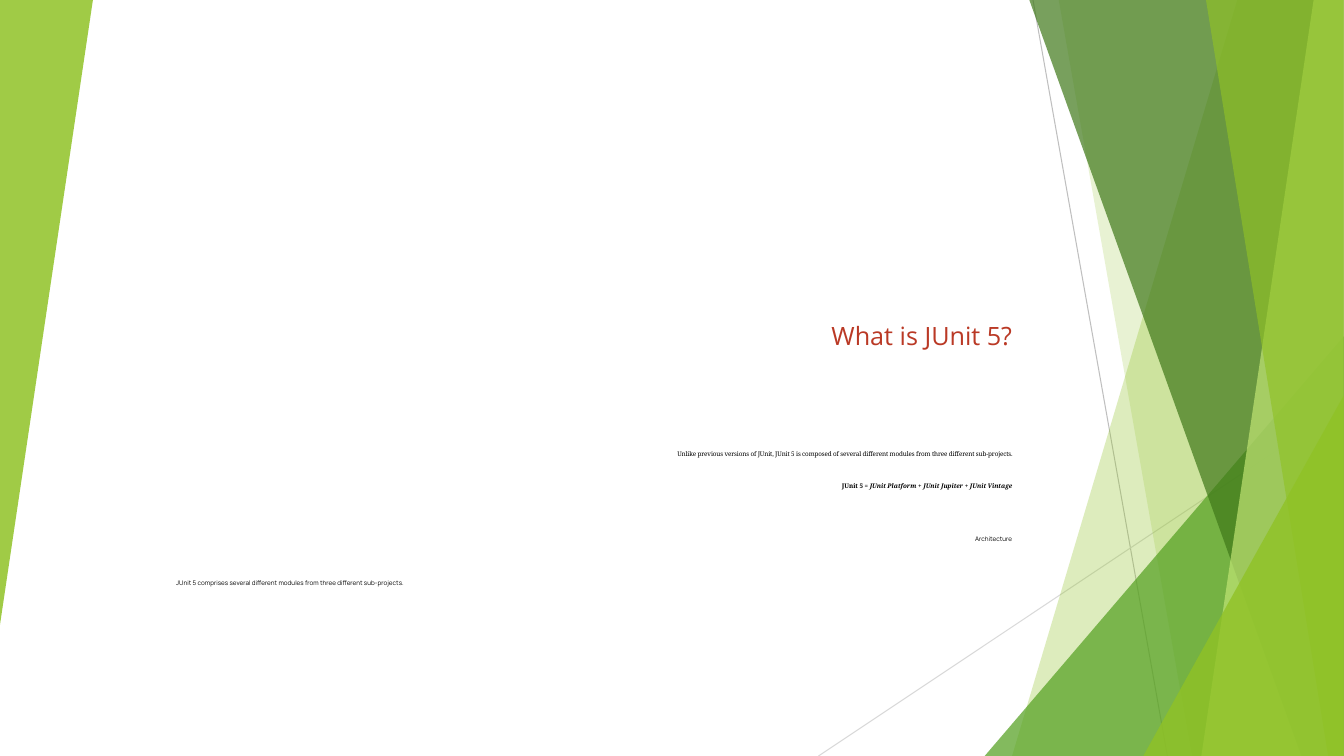
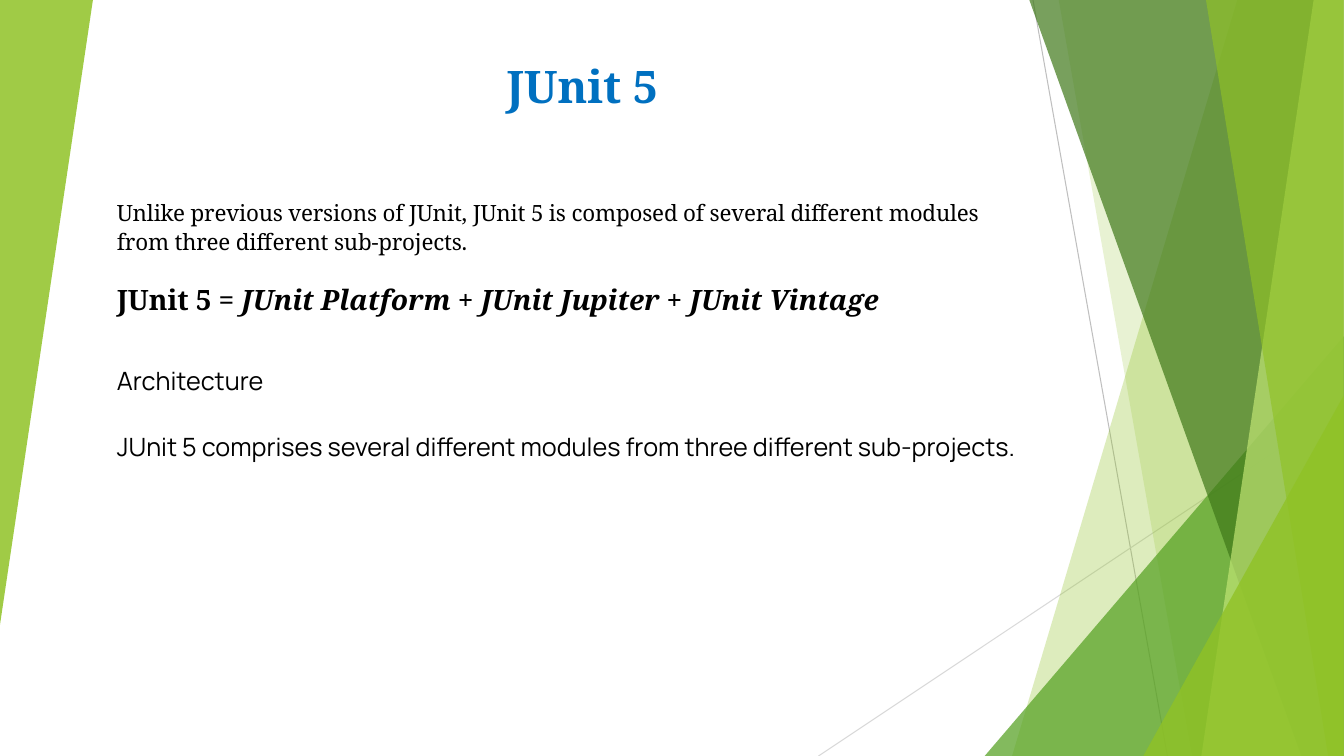
Before and after one commit to madhav123/junit5-ex, a slide deck: slide 2 of Junit5-indtoduction.pptx (slide 1 before the commit). Drawn at 1344x756 pixels with LibreOffice and Linux fonts; fonts in the diff are those of the drawing. Boxes give left, top, right and bottom in pixels: in the first picture for what was removed or moved away, otherwise in the second. Text is boxed around its words. In the diff, an @@ line names an element or a change of style, - is before the commit and + after.

```diff
--- a/Junit5-indtoduction.pptx
+++ b/Junit5-indtoduction.pptx
@@ text added at (506,68,658,114), 32 pt, text #0070C0, bold @@
+JUnit 5
@@ subtitle "Unlike previous versions of JUnit, ...": place and size @@
-subtitle "Unlike previous versions of JUnit, ..." at (176,451,1013,587)
+subtitle "Unlike previous versions of JUnit, ..." at (117,203,1015,462)
@@ subtitle "Unlike previous versions of JUnit, ..." at (117,203,1015,462): size 4.5 to 16 pt in "Unlike previous versions of JUnit, JUnit 5 ..."; size 4.5 to 20 pt in "JUnit 5 = JUnit Platform + JUnit ..."; size 4.5 to 18 pt in "Architecture", "JUnit 5 comprises several different modules from ..."; alignment right to left; line spacing 0.87 to 1.07 @@
@@ title removed at (831,326,1012,350) @@
-What is JUnit 5?
```
Also in this commit, not shown: 1 other slide changed, 4 slides added, 1 slide removed, 1 other file.
